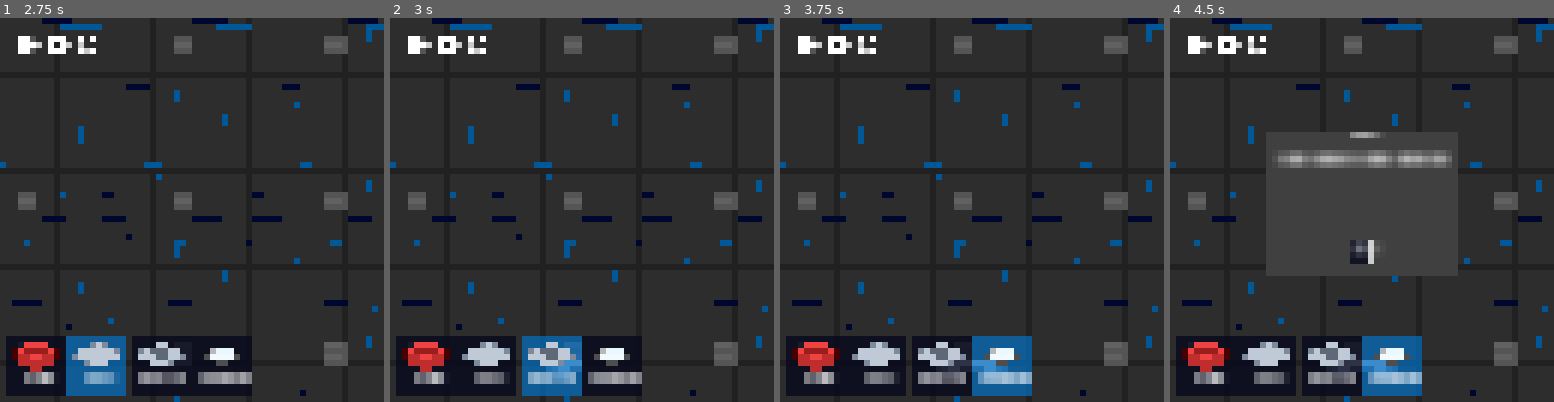
Above: before the commit, frames 1-4 (left to right).
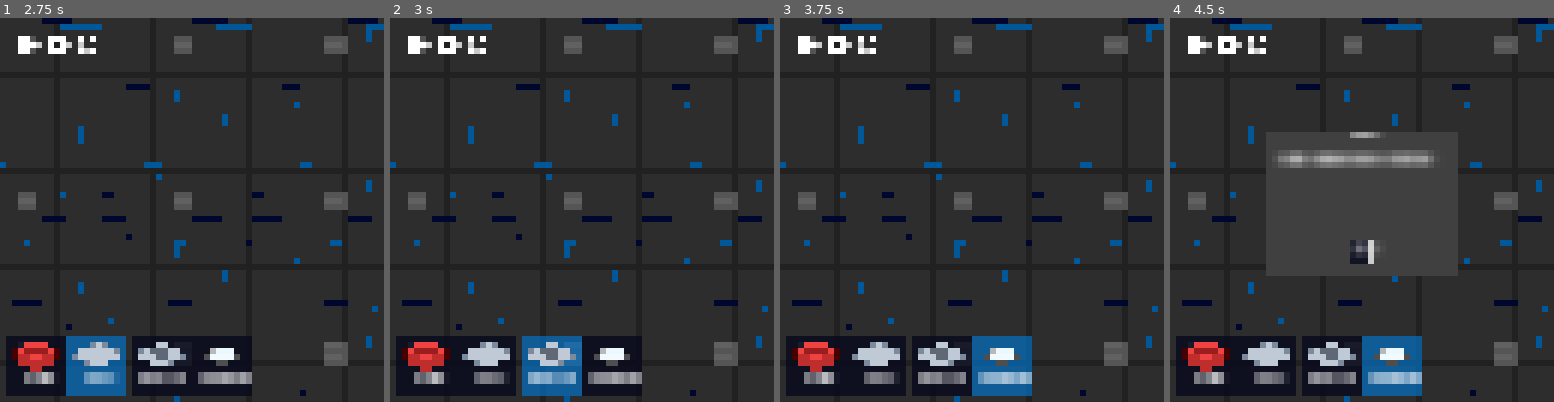
Above: after the commit, the same moments.

Repository: kdreese/gmtk-2022
Game: Godot game, scene res://src/states/menu.tscn
The game is run twice, just before and just after one commit, with the same random seed, the same clock (stepped at 60 frames per second) and the same inputs.
Inputs (mouse positions are in pixels of both pictures, inside the frame that each line leads up to):
- Up to frame 1 (2.75 s): click "Level Editor" at 0.5 s; click (34, 367) at 1.25 s; click (99, 367) at 2 s
- Up to frame 2 (3 s): click (551, 367) at 2.75 s
- Up to frame 3 (3.75 s): click (1002, 367) at 3.5 s
- Up to frame 4 (4.5 s): click (1258, 44) at 4.25 s

Frame 1 is identical in both runs. In frame 2, 0.2% of the frame differs, in the area x 40-50%, y 89-93%; in frame 3, 0.4%; in frame 4, 0.8%, in the area x 43-74%, y 34-93%.

Commit message:
Added weight editor.

Diff:
--- a/resouces/default_theme.tres
+++ b/resouces/default_theme.tres
@@ -291,6 +291,32 @@
 content_margin_right = 4.0
 content_margin_bottom = 4.0
 bg_color = Color(0.0156863, 0.439216, 0.768627, 0.701961)
+corner_radius_top_left = 3
+corner_radius_top_right = 3
+corner_radius_bottom_right = 3
+corner_radius_bottom_left = 3
+corner_detail = 5
+
+[sub_resource type="StyleBoxEmpty" id="StyleBoxEmpty_gbivk"]
+
+[sub_resource type="StyleBoxFlat" id="StyleBoxFlat_twy5v"]
+content_margin_left = 4.0
+content_margin_top = 4.0
+content_margin_right = 4.0
+content_margin_bottom = 4.0
+bg_color = Color(0.0509804, 0.588235, 1, 1)
+corner_radius_top_left = 3
+corner_radius_top_right = 3
+corner_radius_bottom_right = 3
+corner_radius_bottom_left = 3
+corner_detail = 5
+
+[sub_resource type="StyleBoxFlat" id="StyleBoxFlat_ccjtt"]
+content_margin_left = 4.0
+content_margin_top = 4.0
+content_margin_right = 4.0
+content_margin_bottom = 4.0
+bg_color = Color(0.0509804, 0.588235, 1, 1)
 corner_radius_top_left = 3
 corner_radius_top_right = 3
 corner_radius_bottom_right = 3
@@ -333,3 +359,7 @@
 TileSelectButton/base_type = &"Button"
 TileSelectButton/styles/focus = SubResource("StyleBoxEmpty_34pkk")
 TileSelectButton/styles/pressed = SubResource("StyleBoxFlat_l0oii")
+WeightSelectButton/base_type = &"Button"
+WeightSelectButton/styles/focus = SubResource("StyleBoxEmpty_gbivk")
+WeightSelectButton/styles/hover_pressed = SubResource("StyleBoxFlat_twy5v")
+WeightSelectButton/styles/pressed = SubResource("StyleBoxFlat_ccjtt")
--- a/src/levels/level.gd
+++ b/src/levels/level.gd
@@ -499,6 +499,7 @@
 	cursor += 1
 	level_end.maximum_weight = data.decode_s8(cursor)
 	cursor += 1
+	level_end.update_weight_display()
 
 	var num_tiles := data.decode_s8(cursor)
 	cursor += 1
@@ -512,7 +513,6 @@
 	level_wire_nets.clear()
 
 	if not wire_tile_map:
-		print("Bruh?")
 		return
 
 	var num_nets := data.decode_s8(cursor)
--- a/src/objects/indicator.gd
+++ b/src/objects/indicator.gd
@@ -28,6 +28,10 @@
 	total_time += (delta * FREQUENCY)
 
 
+func set_text(text: String) -> void:
+	%Label.text = text
+
+
 func generate_indicator_string() -> String:
 	var button = get_parent()
 	if button.minimum_weight == button.maximum_weight:
--- a/src/objects/level_button.gd
+++ b/src/objects/level_button.gd
@@ -6,9 +6,6 @@
 
 var unpressed_texture = preload("res://assets/objects/button.png")
 var pressed_texture = preload("res://assets/objects/button_pressed.png")
-
-@export var minimum_weight: int = 1
-@export var maximum_weight: int = 6
 
 
 func get_object_type() -> int:
@@ -22,8 +19,15 @@
 func _ready() -> void:
 	# Set the initial state to unpressed.
 	$Sprite2D.texture = unpressed_texture
+	update_weight_display()
+
+
+func update_weight_display() -> void:
 	if minimum_weight == 1 and maximum_weight == 6:
-		$Indicator.queue_free()
+		$Indicator.hide()
+	else:
+		$Indicator.show()
+		$Indicator.set_text(str(minimum_weight))
 
 
 func set_pressed() -> void:
@@ -40,7 +44,7 @@
 	var face_value = area.get_top_face_value()
 	if face_value >= minimum_weight and face_value <= maximum_weight:
 		if get_node_or_null("Indicator") != null:
-			$Indicator.queue_free()
+			$Indicator.hide()
 		set_pressed()
 		button_pressed.emit()
 		$PressedSound.play()
--- a/src/objects/level_end.gd
+++ b/src/objects/level_end.gd
@@ -4,9 +4,6 @@
 
 signal exit_reached_success
 signal exit_reached_incomplete
-
-@export var minimum_weight := 1
-@export var maximum_weight := 6
 
 
 func get_object_type() -> int:
@@ -18,8 +15,15 @@
 
 
 func _ready() -> void:
+	update_weight_display()
+
+
+func update_weight_display() -> void:
 	if minimum_weight == 1 and maximum_weight == 6:
-		$Indicator.queue_free()
+		$Indicator.hide()
+	else:
+		$Indicator.show()
+		$Indicator.set_text(str(minimum_weight))
 
 
 func _on_LevelEnd_area_entered(area: Area2D) -> void:
@@ -29,7 +33,7 @@
 	if face_value >= minimum_weight and face_value <= maximum_weight:
 		exit_reached_success.emit()
 		if get_node_or_null("Indicator") != null:
-			$Indicator.queue_free()
+			$Indicator.hide()
 		$FinishSound.play()
 	else:
 		exit_reached_incomplete.emit()
--- a/src/objects/level_object.gd
+++ b/src/objects/level_object.gd
@@ -9,6 +9,10 @@
 }
 
 
+@export_range(1, 6) var minimum_weight := 1
+@export_range(1, 6) var maximum_weight := 6
+
+
 func get_object_type() -> int:
 	push_error("Function not implemented.")
 	return -1
@@ -17,3 +21,12 @@
 func get_position_offset() -> Vector2:
 	push_error("Function not implemented.")
 	return Vector2.ZERO
+
+
+func get_grid_position(tile_map: TileMapLayer) -> Vector2i:
+	var tile_center_position := position - get_position_offset()
+	return tile_map.local_to_map(tile_center_position)
+
+
+func update_weight_display() -> void:
+	push_error("Function not implemented")
--- a/src/objects/toggle.gd
+++ b/src/objects/toggle.gd
@@ -2,9 +2,6 @@
 extends LevelObject
 
 signal toggled
-
-@export var minimum_weight: int = 1
-@export var maximum_weight: int = 6
 
 
 func get_object_type() -> int:
@@ -16,8 +13,15 @@
 
 
 func _ready() -> void:
+	update_weight_display()
+
+
+func update_weight_display() -> void:
 	if minimum_weight == 1 and maximum_weight == 6:
-		$Indicator.queue_free()
+		$Indicator.hide()
+	else:
+		$Indicator.show()
+		$Indicator.set_text(str(minimum_weight))
 
 
 func _on_Toggle_area_entered(area: Area2D) -> void:
--- a/src/states/game.gd
+++ b/src/states/game.gd
@@ -118,6 +118,8 @@
 	player.reset_orientation()
 
 	reset_move_counter()
+	$CanvasLayer/UI.show()
+
 
 func show_best_score():
 	var best_score = Global.best_scores[Global.current_level_idx]
--- a/src/states/level_complete.gd
+++ b/src/states/level_complete.gd
@@ -31,6 +31,7 @@
 
 func _unhandled_input(event: InputEvent) -> void:
 	if event.is_action_pressed("restart"):
+		hide()
 		get_tree().paused = false
 		owner.reload_level()
 		get_viewport().set_input_as_handled()
@@ -43,6 +44,7 @@
 
 
 func _on_RestartButton_pressed() -> void:
+	hide()
 	get_tree().paused = false
 	owner.reload_level()
 
--- a/src/states/level_editor.gd
+++ b/src/states/level_editor.gd
@@ -3,6 +3,8 @@
 
 const BUTTON_IGNORE_BOX := Rect2(0, 0, 200, 100)
 const OBJECT_PREVIEW_MODULATE := Color(1.0, 1.0, 1.0, 0.35)
+const LEVEL_BOUNDING_BOX := Rect2(0, 80, 640, 280)
+
 
 enum {
 	NOTHING = 0,
@@ -34,6 +36,9 @@
 
 var tile_button_group: ButtonGroup
 
+@onready var weight_editor: WeightEditor = %WeightEditor
+
+
 # Called when the node enters the scene tree for the first time.
 func _ready() -> void:
 	level = preload("res://src/levels/level.tscn").instantiate() as Level
@@ -52,7 +57,7 @@
 func _input(event: InputEvent) -> void:
 	if event is InputEventMouseMotion:
 		var mouse_pos := get_local_mouse_position()
-		if BUTTON_IGNORE_BOX.has_point(mouse_pos) or %TileSelector.get_rect().has_point(mouse_pos):
+		if not LEVEL_BOUNDING_BOX.has_point(mouse_pos):
 			ground_preview_tile_map.clear()
 			return
 		var grid_coords = ground_tile_map.local_to_map(mouse_pos)
@@ -62,11 +67,17 @@
 
 	elif event is InputEventMouseButton:
 		var mouse_pos := get_local_mouse_position()
-		if BUTTON_IGNORE_BOX.has_point(mouse_pos) or %TileSelector.get_rect().has_point(mouse_pos):
+		if not LEVEL_BOUNDING_BOX.has_point(mouse_pos):
 			ground_preview_tile_map.clear()
 			return
 		if event.pressed and event.button_index == MOUSE_BUTTON_LEFT:
-			place_object(mouseover_tile)
+			if object_to_place == NOTHING and not %WeightEditor.visible:
+				var object = get_object_at_location(mouseover_tile)
+				if object != null:
+					current_object = object
+					show_weight_menu(mouseover_tile)
+			else:
+				place_object(mouseover_tile)
 
 
 func mouse_entered_tile(current: Vector2i, _prev: Vector2i) -> void:
@@ -74,6 +85,34 @@
 		place_object(current)
 	else:
 		preview_object(current)
+
+
+func get_object_at_location(coords: Vector2i) -> LevelObject:
+	for object in level.objects.get_children() as Array[LevelObject]:
+		if coords == object.get_grid_position(ground_tile_map):
+			return object
+
+	return null
+
+
+func show_weight_menu(coords: Vector2i) -> void:
+	# Set the mouse button as handled, so it doesn't close the menu.
+	get_viewport().set_input_as_handled()
+
+	if current_object.get_object_type() == LevelObject.GATE:
+		# Gates have no weight.
+		return
+
+	if current_object.minimum_weight == 1 and current_object.maximum_weight == 6:
+		weight_editor.set_selected(0)
+	else:
+		weight_editor.set_selected(current_object.maximum_weight)
+
+	weight_editor.position = ground_tile_map.map_to_local(coords)
+	var bbox = LEVEL_BOUNDING_BOX
+	bbox.position -= weight_editor.position
+	weight_editor.set_bounding_box(bbox)
+	weight_editor.show()
 
 
 func preview_object(coords: Vector2i)-> void:
@@ -87,7 +126,7 @@
 		level.place_tile(coords, true)
 		ground_preview_tile_map.set_cell(coords, 1, Vector2i(0, 0))
 	elif object_to_place == FINISH_PAD:
-		if ground_tile_map.get_cell_source_id(coords) == 0:
+		if ground_tile_map.get_cell_source_id(coords) == 0 and not get_object_at_location(coords):
 			current_object.modulate = OBJECT_PREVIEW_MODULATE
 			current_object.position = ground_tile_map.map_to_local(coords) + current_object.get_position_offset()
 		else:
@@ -106,7 +145,7 @@
 		ground_preview_tile_map.clear()
 		tile_button_group.get_pressed_button().button_pressed = false
 	elif object_to_place == FINISH_PAD:
-		if ground_tile_map.get_cell_source_id(coords) == 0:
+		if ground_tile_map.get_cell_source_id(coords) == 0 and get_object_at_location(coords) == current_object:
 			current_object.position = ground_tile_map.map_to_local(coords) + current_object.get_position_offset()
 			current_object.modulate = Color.WHITE
 			current_object = null
@@ -131,11 +170,11 @@
 	ground_preview_tile_map.clear()
 
 	# Check to see if there is an object on the tile we're on.
-	for object in level.objects.get_children() as Array[LevelObject]:
-		if ground_tile_map.local_to_map(object.position - object.get_position_offset()) == coords:
-			current_object = object
-			current_object.modulate = OBJECT_PREVIEW_MODULATE
-			return
+	var object = get_object_at_location(coords)
+	if object != null:
+		current_object = object
+		current_object.modulate = OBJECT_PREVIEW_MODULATE
+		return
 
 	var source_id = ground_tile_map.get_cell_source_id(coords)
 	if source_id in [0, 1]:
@@ -178,6 +217,25 @@
 		object_to_place = NOTHING
 
 
+func weight_changed(new_weight: int) -> void:
+	if current_object == null or current_object.get_object_type() == LevelObject.GATE:
+		return
+
+	if new_weight == 0:
+		current_object.minimum_weight = 1
+		current_object.maximum_weight = 6
+	else:
+		current_object.minimum_weight = new_weight
+		current_object.maximum_weight = new_weight
+
+	current_object.update_weight_display()
+
+
+func weight_editor_exited() -> void:
+	# Set the current object to null to show that we're done editing it.
+	current_object = null
+
+
 func play_level() -> void:
 	free_current_object()
 	var result := level.save_level_data()
--- a/src/states/level_editor.tscn
+++ b/src/states/level_editor.tscn
@@ -6,6 +6,7 @@
 [ext_resource type="Texture2D" uid="uid://cyn40eyrssg4o" path="res://assets/ui/options_icon.png" id="4_y0bpk"]
 [ext_resource type="PackedScene" uid="uid://dmsmgwdkar4s4" path="res://src/states/options_menu.tscn" id="5_8fy68"]
 [ext_resource type="Texture2D" uid="uid://bob6r2wmu057x" path="res://assets/ui/restart_icon.png" id="5_wnxw5"]
+[ext_resource type="PackedScene" uid="uid://chme4uuaoc2he" path="res://src/states/ui/weight_editor.tscn" id="6_4xh8i"]
 [ext_resource type="Texture2D" uid="uid://dq45l34jae3fo" path="res://assets/tiles/base_tile.png" id="6_87l6y"]
 [ext_resource type="Texture2D" uid="uid://ccyrohf4pm62" path="res://assets/tiles/background.png" id="6_h0qud"]
 [ext_resource type="PackedScene" uid="uid://cfuoi46x5uk41" path="res://src/states/ui/tile_select_button.tscn" id="6_hbphg"]
@@ -19,6 +20,48 @@
 position = Vector2(320, 240)
 
 [node name="CanvasLayer" type="CanvasLayer" parent="."]
+
+[node name="TileSelector" type="MarginContainer" parent="CanvasLayer"]
+unique_name_in_owner = true
+custom_minimum_size = Vector2(2.08165e-12, 120)
+anchors_preset = 12
+anchor_top = 1.0
+anchor_right = 1.0
+anchor_bottom = 1.0
+offset_top = -120.0
+grow_horizontal = 2
+grow_vertical = 0
+mouse_filter = 0
+theme_override_constants/margin_left = 10
+theme_override_constants/margin_top = 10
+theme_override_constants/margin_right = 10
+theme_override_constants/margin_bottom = 10
+
+[node name="S" type="ScrollContainer" parent="CanvasLayer/TileSelector"]
+layout_mode = 2
+
+[node name="H" type="HBoxContainer" parent="CanvasLayer/TileSelector/S"]
+layout_mode = 2
+size_flags_vertical = 3
+
+[node name="TileSelectButton4" parent="CanvasLayer/TileSelector/S/H" instance=ExtResource("6_hbphg")]
+layout_mode = 2
+button_text = "Erase"
+
+[node name="TileSelectButton" parent="CanvasLayer/TileSelector/S/H" instance=ExtResource("6_hbphg")]
+layout_mode = 2
+action_mode = 0
+texture = ExtResource("6_87l6y")
+button_text = "Floor"
+
+[node name="TileSelectButton2" parent="CanvasLayer/TileSelector/S/H" instance=ExtResource("6_hbphg")]
+layout_mode = 2
+texture = ExtResource("8_aqdsn")
+
+[node name="TileSelectButton3" parent="CanvasLayer/TileSelector/S/H" instance=ExtResource("6_hbphg")]
+layout_mode = 2
+texture = ExtResource("8_8rank")
+button_text = "Finish Tile"
 
 [node name="UI" type="Control" parent="CanvasLayer"]
 layout_mode = 3
@@ -97,46 +140,9 @@
 initial_position = 2
 size = Vector2i(300, 200)
 
-[node name="TileSelector" type="MarginContainer" parent="CanvasLayer"]
+[node name="WeightEditor" parent="CanvasLayer/UI" instance=ExtResource("6_4xh8i")]
 unique_name_in_owner = true
-custom_minimum_size = Vector2(2.08165e-12, 120)
-anchors_preset = 12
-anchor_top = 1.0
-anchor_right = 1.0
-anchor_bottom = 1.0
-grow_horizontal = 2
-grow_vertical = 0
-mouse_filter = 0
-theme_override_constants/margin_left = 10
-theme_override_constants/margin_top = 10
-theme_override_constants/margin_right = 10
-theme_override_constants/margin_bottom = 10
-
-[node name="S" type="ScrollContainer" parent="CanvasLayer/TileSelector"]
-layout_mode = 2
-
-[node name="H" type="HBoxContainer" parent="CanvasLayer/TileSelector/S"]
-layout_mode = 2
-size_flags_vertical = 3
-
-[node name="TileSelectButton4" parent="CanvasLayer/TileSelector/S/H" instance=ExtResource("6_hbphg")]
-layout_mode = 2
-button_text = "Erase"
-
-[node name="TileSelectButton" parent="CanvasLayer/TileSelector/S/H" instance=ExtResource("6_hbphg")]
-layout_mode = 2
-action_mode = 0
-texture = ExtResource("6_87l6y")
-button_text = "Floor"
-
-[node name="TileSelectButton2" parent="CanvasLayer/TileSelector/S/H" instance=ExtResource("6_hbphg")]
-layout_mode = 2
-texture = ExtResource("8_aqdsn")
-
-[node name="TileSelectButton3" parent="CanvasLayer/TileSelector/S/H" instance=ExtResource("6_hbphg")]
-layout_mode = 2
-texture = ExtResource("8_8rank")
-button_text = "Finish Tile"
+visible = false
 
 [node name="OptionsMenu" parent="CanvasLayer" instance=ExtResource("5_8fy68")]
 unique_name_in_owner = true
@@ -154,11 +160,13 @@
 texture = ExtResource("6_h0qud")
 stretch_mode = 1
 
-[connection signal="pressed" from="CanvasLayer/UI/H/MenuButton" to="." method="go_to_menu"]
-[connection signal="pressed" from="CanvasLayer/UI/H/OptionsButton" to="." method="show_options"]
-[connection signal="pressed" from="CanvasLayer/UI/H/PlayButton" to="." method="play_level"]
 [connection signal="toggled" from="CanvasLayer/TileSelector/S/H/TileSelectButton4" to="." method="button_toggled" binds= [1]]
 [connection signal="toggled" from="CanvasLayer/TileSelector/S/H/TileSelectButton" to="." method="button_toggled" binds= [2]]
 [connection signal="toggled" from="CanvasLayer/TileSelector/S/H/TileSelectButton2" to="." method="button_toggled" binds= [3]]
 [connection signal="toggled" from="CanvasLayer/TileSelector/S/H/TileSelectButton3" to="." method="button_toggled" binds= [4]]
+[connection signal="pressed" from="CanvasLayer/UI/H/MenuButton" to="." method="go_to_menu"]
+[connection signal="pressed" from="CanvasLayer/UI/H/OptionsButton" to="." method="show_options"]
+[connection signal="pressed" from="CanvasLayer/UI/H/PlayButton" to="." method="play_level"]
+[connection signal="closed" from="CanvasLayer/UI/WeightEditor" to="." method="weight_editor_exited"]
+[connection signal="weight_selected" from="CanvasLayer/UI/WeightEditor" to="." method="weight_changed"]
 [connection signal="options_exited" from="CanvasLayer/OptionsMenu" to="." method="options_exited"]
--- /dev/null
+++ b/src/states/ui/weight_editor.gd
@@ -0,0 +1,92 @@
+@tool
+class_name WeightEditor
+extends Control
+
+
+signal weight_selected(weight: int)
+signal closed()
+
+
+const ARROW_HEIGHT := 5
+const MARGIN := 10
+
+
+@export var bbox: Rect2
+
+var button_group : ButtonGroup = null
+
+@onready var panel: PanelContainer = %Panel
+@onready var arrow: TextureRect = %Arrow
+
+
+func _ready() -> void:
+	var button := %ButtonGrid.get_child(0) as Button
+	button_group = button.button_group
+	button_group.pressed.connect(on_button_pressed)
+	#%BackButton.disabled = true
+
+
+func set_selected(weight: int) -> void:
+	if weight == 0:
+		for button in %ButtonGrid.get_children() as Array[Button]:
+			button.set_pressed_no_signal(false)
+	else:
+		# The 0th button has weight 1
+		var button := %ButtonGrid.get_child(weight - 1) as Button
+		button.set_pressed_no_signal(true)
+
+
+func on_button_pressed(button: BaseButton) -> void:
+	var index = button_group.get_buttons().find(button)
+	# The 0th button has weight 1
+	weight_selected.emit(index + 1)
+
+
+func on_back_button_pressed() -> void:
+	hide()
+	closed.emit()
+
+
+func enable_back_button() -> void:
+	print("Enabling!")
+	%BackButton.disabled = false
+
+
+## Set the bounding box of this tooltip. The box is given in local coordinates where (0, 0)
+## indicates the position of the object spawning the tooltip.
+func set_bounding_box(bounding_box: Rect2) -> void:
+	if bounding_box.size.x < panel.size.x:
+		push_error("Bounding box too small to fit tooltip.")
+		return
+
+	var tooltip_height := ARROW_HEIGHT + panel.size.y
+
+	var upside_down : bool
+	if bounding_box.has_point(tooltip_height * Vector2.DOWN):
+		upside_down = false
+	elif bounding_box.has_point(tooltip_height * Vector2.UP):
+		upside_down = true
+	else:
+		push_error("Bounding box too small to fit tooltip.")
+		return
+
+	# Set the arrow direction.
+	if upside_down:
+		arrow.scale.y = -1
+		panel.position.y = -tooltip_height
+	else:
+		arrow.scale.y = 1
+		panel.position.y = ARROW_HEIGHT
+
+	var bounding_box_min_x := bounding_box.position.x
+	var bounding_box_max_x := bounding_box.position.x + bounding_box.size.x
+
+	var panel_min_x_pos = max(bounding_box_min_x + MARGIN, -panel.size.x / 2.0)
+	var panel_max_x_pos = min(bounding_box_max_x - panel.size.x - MARGIN, -panel.size.x / 2.0)
+
+	panel.position.x = clampf(-panel.size.x / 2.0, panel_min_x_pos, panel_max_x_pos)
+
+
+func _physics_process(_delta: float) -> void:
+	if Engine.is_editor_hint():
+		set_bounding_box(bbox)
--- /dev/null
+++ b/src/states/ui/weight_editor.tscn
@@ -0,0 +1,156 @@
+[gd_scene load_steps=7 format=3 uid="uid://chme4uuaoc2he"]
+
+[ext_resource type="Texture2D" uid="uid://5pasroyfm4x3" path="res://assets/ui/weight_select_background.png" id="1_ra653"]
+[ext_resource type="Script" path="res://src/states/ui/weight_editor.gd" id="1_w6kjw"]
+[ext_resource type="Texture2D" uid="uid://c4hd0up5mx0k6" path="res://assets/ui/weight_select_arrow.png" id="2_0a8ee"]
+[ext_resource type="Theme" uid="uid://cebef7ax6hl5m" path="res://resouces/default_theme.tres" id="2_kehcn"]
+
+[sub_resource type="StyleBoxTexture" id="StyleBoxTexture_i5ifm"]
+texture = ExtResource("1_ra653")
+texture_margin_left = 3.0
+texture_margin_top = 3.0
+texture_margin_right = 3.0
+texture_margin_bottom = 3.0
+region_rect = Rect2(0, 0, 20, 20)
+
+[sub_resource type="ButtonGroup" id="ButtonGroup_5a6f3"]
+allow_unpress = true
+
+[node name="WeightEditor" type="Control"]
+layout_mode = 3
+anchors_preset = 0
+script = ExtResource("1_w6kjw")
+bbox = Rect2(-1000, -1000, 2000, 2000)
+
+[node name="BackButton" type="Button" parent="."]
+unique_name_in_owner = true
+modulate = Color(1, 1, 1, 0)
+custom_minimum_size = Vector2(1280, 960)
+layout_mode = 1
+anchors_preset = 8
+anchor_left = 0.5
+anchor_top = 0.5
+anchor_right = 0.5
+anchor_bottom = 0.5
+offset_left = -640.0
+offset_top = -480.0
+offset_right = 640.0
+offset_bottom = 480.0
+grow_horizontal = 2
+grow_vertical = 2
+action_mode = 0
+
+[node name="Panel" type="PanelContainer" parent="."]
+unique_name_in_owner = true
+custom_minimum_size = Vector2(100, 100)
+layout_mode = 1
+anchors_preset = -1
+offset_left = -70.0
+offset_top = 5.0
+offset_right = 70.0
+offset_bottom = 112.0
+grow_horizontal = 2
+theme_override_styles/panel = SubResource("StyleBoxTexture_i5ifm")
+
+[node name="MarginContainer" type="MarginContainer" parent="Panel"]
+layout_mode = 2
+theme_override_constants/margin_left = 10
+theme_override_constants/margin_top = 10
+theme_override_constants/margin_right = 10
+theme_override_constants/margin_bottom = 10
+
+[node name="VBoxContainer" type="VBoxContainer" parent="Panel/MarginContainer"]
+layout_mode = 2
+
+[node name="Label" type="Label" parent="Panel/MarginContainer/VBoxContainer"]
+layout_mode = 2
+size_flags_horizontal = 4
+size_flags_vertical = 0
+text = "Select Weight"
+
+[node name="ButtonGrid" type="GridContainer" parent="Panel/MarginContainer/VBoxContainer"]
+unique_name_in_owner = true
+layout_mode = 2
+size_flags_vertical = 3
+columns = 3
+
+[node name="Button1" type="Button" parent="Panel/MarginContainer/VBoxContainer/ButtonGrid"]
+layout_mode = 2
+size_flags_horizontal = 3
+size_flags_vertical = 3
+theme = ExtResource("2_kehcn")
+theme_type_variation = &"WeightSelectButton"
+toggle_mode = true
+action_mode = 0
+button_group = SubResource("ButtonGroup_5a6f3")
+text = "1"
+
+[node name="Button2" type="Button" parent="Panel/MarginContainer/VBoxContainer/ButtonGrid"]
+layout_mode = 2
+size_flags_horizontal = 3
+size_flags_vertical = 3
+theme = ExtResource("2_kehcn")
+theme_type_variation = &"WeightSelectButton"
+toggle_mode = true
+action_mode = 0
+button_group = SubResource("ButtonGroup_5a6f3")
+text = "2"
+
+[node name="Button3" type="Button" parent="Panel/MarginContainer/VBoxContainer/ButtonGrid"]
+layout_mode = 2
+size_flags_horizontal = 3
+size_flags_vertical = 3
+theme = ExtResource("2_kehcn")
+theme_type_variation = &"WeightSelectButton"
+toggle_mode = true
+action_mode = 0
+button_group = SubResource("ButtonGroup_5a6f3")
+text = "3"
+
+[node name="Button4" type="Button" parent="Panel/MarginContainer/VBoxContainer/ButtonGrid"]
+layout_mode = 2
+size_flags_horizontal = 3
+size_flags_vertical = 3
+theme = ExtResource("2_kehcn")
+theme_type_variation = &"WeightSelectButton"
+toggle_mode = true
+action_mode = 0
+button_group = SubResource("ButtonGroup_5a6f3")
+text = "4"
+
+[node name="Button5" type="Button" parent="Panel/MarginContainer/VBoxContainer/ButtonGrid"]
+layout_mode = 2
+size_flags_horizontal = 3
+size_flags_vertical = 3
+theme = ExtResource("2_kehcn")
+theme_type_variation = &"WeightSelectButton"
+toggle_mode = true
+action_mode = 0
+button_group = SubResource("ButtonGroup_5a6f3")
+text = "5"
+
+[node name="Button6" type="Button" parent="Panel/MarginContainer/VBoxContainer/ButtonGrid"]
+layout_mode = 2
+size_flags_horizontal = 3
+size_flags_vertical = 3
+theme = ExtResource("2_kehcn")
+theme_type_variation = &"WeightSelectButton"
+toggle_mode = true
+action_mode = 0
+button_group = SubResource("ButtonGroup_5a6f3")
+text = "6"
+
+[node name="Arrow" type="TextureRect" parent="."]
+unique_name_in_owner = true
+layout_mode = 1
+anchors_preset = 5
+anchor_left = 0.5
+anchor_right = 0.5
+offset_left = -10.0
+offset_right = 10.0
+offset_bottom = 20.0
+grow_horizontal = 2
+texture = ExtResource("2_0a8ee")
+stretch_mode = 2
+
+[connection signal="pressed" from="BackButton" to="." method="on_back_button_pressed"]
Binary file added: assets/ui/weight_select.png
Not shown, added: assets/ui/weight_select.png.import
Binary file added: assets/ui/weight_select_arrow.png
Not shown, added: assets/ui/weight_select_arrow.png.import
Binary file added: assets/ui/weight_select_background.png
Not shown, added: assets/ui/weight_select_background.png.import
Not shown: 1 places in resouces/default_theme.tres that only renumber resources
Not shown: 1 places in src/states/level_editor.tscn that only renumber resources
